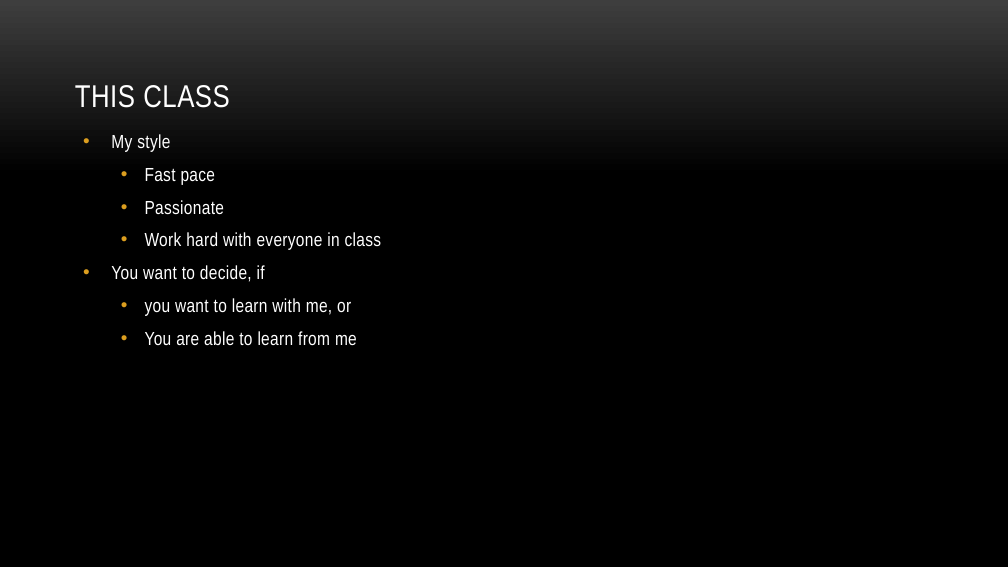
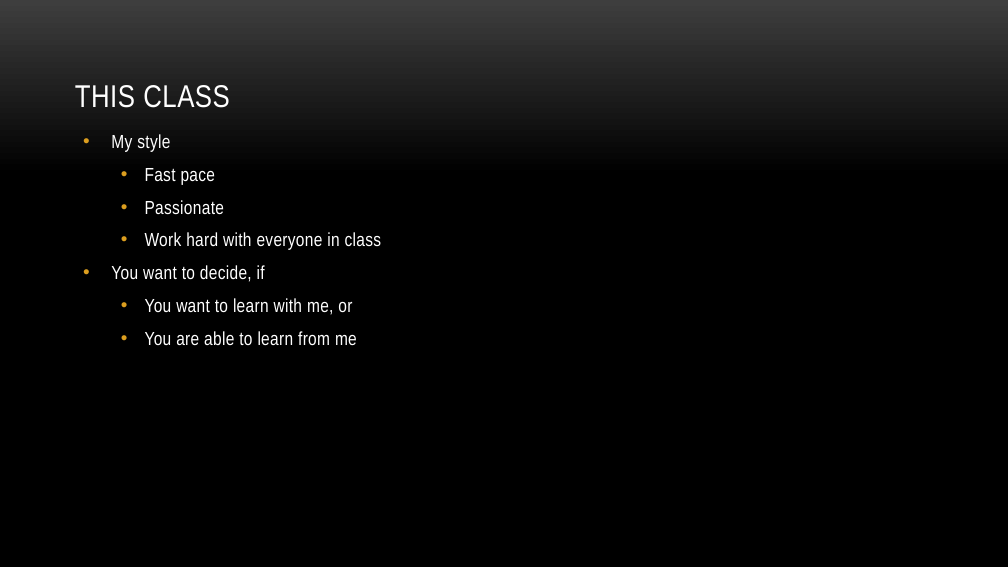
Before and after one commit to myuwbclasses/IntroGameDev-XJTU, a slide deck: slide 11 of PPT/Intro.pptx. Drawn at 1008x567 pixels with LibreOffice and Linux fonts; fonts in the diff are those of the drawing; background and template pictures are left out. Boxes give left, top, right and bottom in pixels: in the first picture for what was removed or moved away, otherwise in the second. Text is boxed around its words. In the diff, an @@ line names an element or a change of style, - is before the commit and + after.

```diff
--- a/PPT/Intro.pptx
+++ b/PPT/Intro.pptx
@@ text at [145, 298, 352, 315]: text changed @@
-  • you want to learn with me, or
+  • You want to learn with me, or
```
Also in this commit, not shown: 7 other slides changed, 2 slides added, 1 slide removed.
